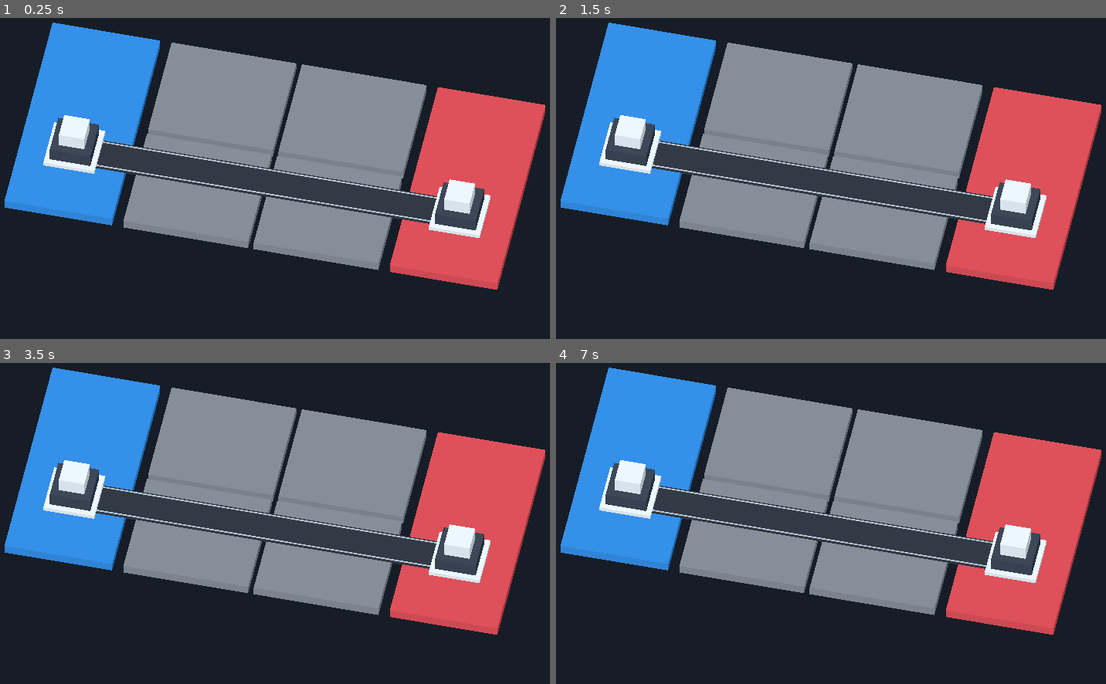
Above: before the commit, frames 1-4 (two rows, left to right).
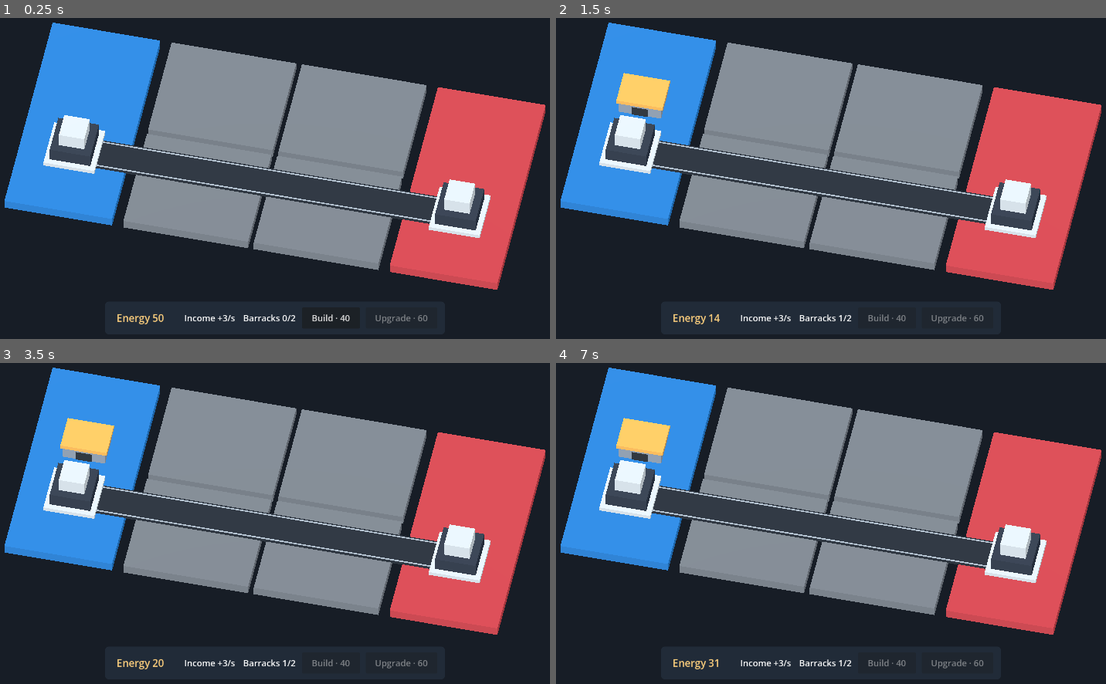
Above: after the commit, the same moments.

Repository: Appietro516/lane-command
Game: Godot game, scene res://main.tscn
The game is run twice, just before and just after one commit, with the same random seed, the same clock (stepped at 60 frames per second) and the same inputs.
Inputs (mouse positions are in pixels of both pictures, inside the frame that each line leads up to):
- Up to frame 1 (0.25 s): no input
- Up to frame 2 (1.5 s): click (886, 316) at 0.5 s, where only the run after the commit has a clickable "Build · 40"; tap Enter at 1.25 s; move the mouse to (968, 133) at 1.27 s; click (968, 133) at 1.42 s
- Up to frame 3 (3.5 s): tap Space at 2 s; move the mouse to (154, 517) at 2.02 s; click (154, 517) at 2.17 s; tap Enter at 2.75 s; move the mouse to (335, 414) at 2.77 s; click (335, 414) at 2.92 s
- Up to frame 4 (7 s): tap Space at 3.5, 5 s; move the mouse to (798, 574) at 3.52 s; click (798, 574) at 3.67 s; tap Enter at 4.25 s; move the mouse to (1018, 555) at 4.27 s; click (1018, 555) at 4.42 s; move the mouse to (644, 440) at 5.02 s; click (644, 440) at 5.17 s; move the mouse to (864, 497) at 5.77 s; click (864, 497) at 5.92 s; move the mouse to (737, 401) at 6.52 s; click (737, 401) at 6.67 s

The runs differ from the first frame. In frame 1, 0.5% of the frame differs, in the area x 21-78%, y 92-96%; in frame 2, 1.5%; in frame 3, 1.5%, in the area x 10-78%, y 17-96%; in frame 4, 1.5%.

Commit message:
feat: Add shared income, purchases, and player controls
Trello-Card: 6b06799d7cb7ed127e3dda50

Diff:
--- a/main.tscn
+++ b/main.tscn
@@ -2,6 +2,7 @@
 
 [ext_resource type="Script" path="res://match/region.gd" id="1"]
 [ext_resource type="PackedScene" path="res://match/starting_base.tscn" id="2"]
+[ext_resource type="Script" path="res://match/match.gd" id="3"]
 
 [sub_resource type="Environment" id="Environment_map"]
 background_mode = 1
@@ -30,7 +31,19 @@
 material = SubResource("Material_corridor_edge")
 size = Vector3(20.4, 0.025, 0.07)
 
+[sub_resource type="StyleBoxFlat" id="StyleBox_economy"]
+content_margin_left = 24.0
+content_margin_top = 12.0
+content_margin_right = 16.0
+content_margin_bottom = 12.0
+bg_color = Color(0.13, 0.17, 0.22, 1)
+corner_radius_top_left = 8
+corner_radius_top_right = 8
+corner_radius_bottom_left = 8
+corner_radius_bottom_right = 8
+
 [node name="Match" type="Node3D"]
+script = ExtResource("3")
 
 [node name="WorldEnvironment" type="WorldEnvironment" parent="."]
 environment = SubResource("Environment_map")
@@ -137,3 +150,69 @@
 
 [node name="CPUBase" parent="Regions/CPUStart" instance=ExtResource("2")]
 position = Vector3(0, 0.08, 2)
+
+
+[node name="BarracksSlots" type="Node3D" parent="Regions/PlayerStart"]
+
+[node name="Slot1" type="Marker3D" parent="Regions/PlayerStart/BarracksSlots"]
+position = Vector3(0, 0, -1.2)
+
+[node name="Slot2" type="Marker3D" parent="Regions/PlayerStart/BarracksSlots"]
+position = Vector3(0, 0, -3.65)
+
+[node name="BarracksSlots" type="Node3D" parent="Regions/CPUStart"]
+
+[node name="Slot1" type="Marker3D" parent="Regions/CPUStart/BarracksSlots"]
+position = Vector3(0, 0, -1.2)
+
+[node name="Slot2" type="Marker3D" parent="Regions/CPUStart/BarracksSlots"]
+position = Vector3(0, 0, -3.65)
+
+[node name="HUD" type="CanvasLayer" parent="."]
+
+[node name="EconomyPanel" type="PanelContainer" parent="HUD"]
+anchor_left = 0.5
+anchor_top = 1.0
+anchor_right = 0.5
+anchor_bottom = 1.0
+offset_left = -352.0
+offset_top = -92.0
+offset_right = 352.0
+offset_bottom = -24.0
+theme_override_styles/panel = SubResource("StyleBox_economy")
+
+[node name="ReadoutsAndControls" type="HBoxContainer" parent="HUD/EconomyPanel"]
+layout_mode = 2
+theme_override_constants/separation = 12
+
+[node name="Energy" type="Label" parent="HUD/EconomyPanel/ReadoutsAndControls"]
+unique_name_in_owner = true
+custom_minimum_size = Vector2(128, 0)
+layout_mode = 2
+size_flags_horizontal = 3
+theme_override_colors/font_color = Color(0.99, 0.81, 0.49, 1)
+theme_override_font_sizes/font_size = 21
+
+[node name="Income" type="Label" parent="HUD/EconomyPanel/ReadoutsAndControls"]
+unique_name_in_owner = true
+layout_mode = 2
+size_flags_horizontal = 3
+theme_override_font_sizes/font_size = 18
+
+[node name="BarracksCount" type="Label" parent="HUD/EconomyPanel/ReadoutsAndControls"]
+unique_name_in_owner = true
+layout_mode = 2
+size_flags_horizontal = 3
+theme_override_font_sizes/font_size = 18
+
+[node name="Build" type="Button" parent="HUD/EconomyPanel/ReadoutsAndControls"]
+unique_name_in_owner = true
+custom_minimum_size = Vector2(120, 0)
+layout_mode = 2
+theme_override_font_sizes/font_size = 18
+
+[node name="Upgrade" type="Button" parent="HUD/EconomyPanel/ReadoutsAndControls"]
+unique_name_in_owner = true
+custom_minimum_size = Vector2(148, 0)
+layout_mode = 2
+theme_override_font_sizes/font_size = 18
--- /dev/null
+++ b/match/barracks.tscn
@@ -0,0 +1,36 @@
+[gd_scene format=3]
+
+[sub_resource type="StandardMaterial3D" id="Material_walls"]
+albedo_color = Color(0.55, 0.61, 0.68, 1)
+
+[sub_resource type="StandardMaterial3D" id="Material_roof"]
+albedo_color = Color(0.96, 0.72, 0.35, 1)
+
+[sub_resource type="StandardMaterial3D" id="Material_door"]
+albedo_color = Color(0.17, 0.20, 0.23, 1)
+
+[sub_resource type="BoxMesh" id="Mesh_walls"]
+material = SubResource("Material_walls")
+size = Vector3(2.25, 0.8, 1.65)
+
+[sub_resource type="BoxMesh" id="Mesh_roof"]
+material = SubResource("Material_roof")
+size = Vector3(2.45, 0.24, 1.85)
+
+[sub_resource type="BoxMesh" id="Mesh_door"]
+material = SubResource("Material_door")
+size = Vector3(0.86, 0.58, 0.05)
+
+[node name="Barracks" type="Node3D"]
+
+[node name="Walls" type="MeshInstance3D" parent="."]
+position = Vector3(0, 0.4, 0)
+mesh = SubResource("Mesh_walls")
+
+[node name="Roof" type="MeshInstance3D" parent="."]
+position = Vector3(0, 0.92, 0)
+mesh = SubResource("Mesh_roof")
+
+[node name="Door" type="MeshInstance3D" parent="."]
+position = Vector3(0, 0.29, 0.84)
+mesh = SubResource("Mesh_door")
--- /dev/null
+++ b/match/economy.gd
@@ -0,0 +1,71 @@
+class_name MatchEconomy
+extends RefCounted
+
+const STARTING_ENERGY := 50.0
+const INCOME_PER_SECOND := 3.0
+const BARRACKS_COST := 40
+const BARRACKS_CAPACITY := 2
+const UPGRADE_COST := 60
+const PRODUCTION_INTERVAL := 3.5
+const UPGRADED_PRODUCTION_INTERVAL := 2.5
+
+class SideState:
+	var energy := STARTING_ENERGY
+	var barracks_count := 0
+	var production_interval := PRODUCTION_INTERVAL
+
+
+var _sides: Dictionary[MatchRegion.Owner, SideState] = {
+	MatchRegion.Owner.PLAYER: SideState.new(),
+	MatchRegion.Owner.CPU: SideState.new(),
+}
+
+
+func advance(delta: float) -> void:
+	for state in _sides.values():
+		state.energy += INCOME_PER_SECOND * maxf(delta, 0.0)
+
+
+func energy(side: MatchRegion.Owner) -> float:
+	return _sides[side].energy
+
+
+func barracks_count(side: MatchRegion.Owner) -> int:
+	return _sides[side].barracks_count
+
+
+func production_interval(side: MatchRegion.Owner) -> float:
+	return _sides[side].production_interval
+
+
+func has_upgrade(side: MatchRegion.Owner) -> bool:
+	return production_interval(side) == UPGRADED_PRODUCTION_INTERVAL
+
+
+func can_build(side: MatchRegion.Owner) -> bool:
+	return (_sides.has(side) and barracks_count(side) < BARRACKS_CAPACITY
+		and energy(side) >= BARRACKS_COST)
+
+
+func can_upgrade(side: MatchRegion.Owner) -> bool:
+	return _sides.has(side) and not has_upgrade(side) and energy(side) >= UPGRADE_COST
+
+
+func try_build(side: MatchRegion.Owner) -> bool:
+	if not can_build(side):
+		return false
+
+	var state := _sides[side]
+	state.energy -= BARRACKS_COST
+	state.barracks_count += 1
+	return true
+
+
+func try_upgrade(side: MatchRegion.Owner) -> bool:
+	if not can_upgrade(side):
+		return false
+
+	var state := _sides[side]
+	state.energy -= UPGRADE_COST
+	state.production_interval = UPGRADED_PRODUCTION_INTERVAL
+	return true
--- /dev/null
+++ b/match/match.gd
@@ -0,0 +1,59 @@
+extends Node3D
+
+const BARRACKS := preload("res://match/barracks.tscn")
+const PLAYER := MatchRegion.Owner.PLAYER
+
+var economy := MatchEconomy.new()
+
+@onready var _slots := {
+	MatchRegion.Owner.PLAYER: $Regions/PlayerStart/BarracksSlots.get_children(),
+	MatchRegion.Owner.CPU: $Regions/CPUStart/BarracksSlots.get_children(),
+}
+@onready var _energy_label: Label = %Energy
+@onready var _income_label: Label = %Income
+@onready var _barracks_label: Label = %BarracksCount
+@onready var _build_button: Button = %Build
+@onready var _upgrade_button: Button = %Upgrade
+
+
+func _ready() -> void:
+	_income_label.text = "Income +%d/s" % MatchEconomy.INCOME_PER_SECOND
+	_build_button.text = "Build · %d" % MatchEconomy.BARRACKS_COST
+	_build_button.pressed.connect(func() -> void: try_build(PLAYER))
+	_upgrade_button.pressed.connect(func() -> void: try_upgrade(PLAYER))
+	_refresh_hud()
+
+
+func _process(delta: float) -> void:
+	economy.advance(delta)
+	_refresh_hud()
+
+
+func try_build(side: MatchRegion.Owner) -> bool:
+	if not economy.try_build(side):
+		return false
+
+	var slot: Marker3D = _slots[side][economy.barracks_count(side) - 1]
+	slot.add_child(BARRACKS.instantiate())
+	_refresh_hud()
+	return true
+
+
+func try_upgrade(side: MatchRegion.Owner) -> bool:
+	if not economy.try_upgrade(side):
+		return false
+
+	_refresh_hud()
+	return true
+
+
+func _refresh_hud() -> void:
+	_energy_label.text = "Energy %d" % floori(economy.energy(PLAYER))
+	_barracks_label.text = "Barracks %d/%d" % [
+		economy.barracks_count(PLAYER), MatchEconomy.BARRACKS_CAPACITY,
+	]
+	_build_button.disabled = not economy.can_build(PLAYER)
+	_upgrade_button.disabled = not economy.can_upgrade(PLAYER)
+	_upgrade_button.text = (
+		"Upgraded" if economy.has_upgrade(PLAYER) else "Upgrade · %d" % MatchEconomy.UPGRADE_COST
+	)
--- /dev/null
+++ b/tests/capture_economy.gd
@@ -0,0 +1,9 @@
+extends RefCounted
+
+
+func setup(scene: Node) -> void:
+	scene.set_process(false)
+	scene._process(30.0)
+	for side in [MatchRegion.Owner.PLAYER, MatchRegion.Owner.CPU]:
+		assert(scene.try_build(side))
+		assert(scene.try_build(side))
--- /dev/null
+++ b/tests/match_economy_test.gd
@@ -0,0 +1,128 @@
+extends SceneTree
+
+const MATCH_SCENE := preload("res://main.tscn")
+const PLAYER := MatchRegion.Owner.PLAYER
+const CPU := MatchRegion.Owner.CPU
+
+var failures := 0
+
+
+func _initialize() -> void:
+	call_deferred("_run")
+
+
+func _run() -> void:
+	_test_rules(PLAYER, CPU)
+	_test_rules(CPU, PLAYER)
+	await _test_match_controls()
+	if failures == 0:
+		print("Match economy rules and controls passed.")
+	quit(1 if failures > 0 else 0)
+
+
+func _test_rules(side: MatchRegion.Owner, other_side: MatchRegion.Owner) -> void:
+	var economy := MatchEconomy.new()
+	_check_state(economy, side, [50.0, 0, 3.5], "Initial state")
+	economy.advance(-20.0)
+	_check_state(economy, side, [50.0, 0, 3.5], "Negative elapsed time")
+	economy.advance(0.5)
+	_check_state(economy, side, [51.5, 0, 3.5], "Fractional income")
+	economy.advance(0.5)
+	_check_state(economy, side, [53.0, 0, 3.5], "Income after one second")
+
+	_check(not economy.try_upgrade(side), "Reject an unaffordable upgrade.")
+	_check_state(economy, side, [53.0, 0, 3.5], "Unaffordable upgrade")
+	_check(economy.try_build(side), "Accept the first barracks.")
+	_check_state(economy, side, [13.0, 1, 3.5], "First barracks")
+	_check(not economy.try_build(side), "Reject an unaffordable barracks.")
+	_check_state(economy, side, [13.0, 1, 3.5], "Unaffordable barracks")
+	_check_state(economy, other_side, [53.0, 0, 3.5], "Other side after first barracks")
+
+	economy.advance(9.0)
+	_check(economy.try_build(side), "Accept a barracks at the exact price.")
+	_check_state(economy, side, [0.0, 2, 3.5], "Second barracks at the exact price")
+	economy.advance(20.0)
+	_check(not economy.try_build(side), "Reject a third barracks with sufficient energy.")
+	_check_state(economy, side, [60.0, 2, 3.5], "Barracks capacity")
+	_check(economy.try_upgrade(side), "Accept an upgrade at the exact price.")
+	_check_state(economy, side, [0.0, 2, 2.5], "Production upgrade at the exact price")
+	economy.advance(20.0)
+	_check(not economy.try_upgrade(side), "Reject a repeat upgrade with sufficient energy.")
+	_check_state(economy, side, [60.0, 2, 2.5], "Repeat upgrade")
+	_check_state(economy, other_side, [200.0, 0, 3.5], "Other side after all purchases")
+
+
+func _test_match_controls() -> void:
+	root.size = Vector2i(1280, 800)
+	var match_scene := MATCH_SCENE.instantiate()
+	root.add_child(match_scene)
+	match_scene.set_process(false)
+	# Let the nested containers finish layout before sending viewport clicks.
+	await process_frame
+	await process_frame
+
+	var build: Button = match_scene.get_node("%Build")
+	var upgrade: Button = match_scene.get_node("%Upgrade")
+	var energy_label: Label = match_scene.get_node("%Energy")
+	var income_label: Label = match_scene.get_node("%Income")
+	var barracks_label: Label = match_scene.get_node("%BarracksCount")
+	var player_slots := match_scene.get_node("Regions/PlayerStart/BarracksSlots")
+	var cpu_slots := match_scene.get_node("Regions/CPUStart/BarracksSlots")
+
+	_check(energy_label.text == "Energy 50" and income_label.text == "Income +3/s"
+		and barracks_label.text == "Barracks 0/2", "The HUD renders initial economy values.")
+	_check(not build.disabled and upgrade.disabled, "Only Build is affordable at startup.")
+	_click(build)
+	_check_state(match_scene.economy, PLAYER, [10.0, 1, 3.5], "Build button")
+	_check(player_slots.get_node("Slot1").get_child_count() == 1
+		and player_slots.get_node("Slot2").get_child_count() == 0,
+		"The Build button places a barracks in the first player slot.")
+	_check(energy_label.text == "Energy 10" and barracks_label.text == "Barracks 1/2"
+		and build.disabled and upgrade.disabled, "Build updates the HUD immediately.")
+
+	match_scene._process(17.0)
+	_check(energy_label.text == "Energy 61" and not upgrade.disabled,
+		"Income refreshes the HUD and enables Upgrade.")
+	_click(upgrade)
+	_check_state(match_scene.economy, PLAYER, [1.0, 1, 2.5], "Upgrade button")
+	_check(energy_label.text == "Energy 1" and upgrade.disabled and upgrade.text == "Upgraded",
+		"Upgrade updates the HUD immediately.")
+
+	_check(match_scene.try_build(CPU) and match_scene.try_build(CPU),
+		"Both CPU barracks use the shared match API.")
+	_check(cpu_slots.get_node("Slot1").get_child_count() == 1
+		and cpu_slots.get_node("Slot2").get_child_count() == 1,
+		"CPU barracks fill both authored CPU slots.")
+	match_scene._process(13.0)
+	_click(build)
+	_check_state(match_scene.economy, PLAYER, [0.0, 2, 2.5], "Build button at capacity")
+	match_scene._process(20.0)
+	_check(player_slots.get_node("Slot2").get_child_count() == 1
+		and barracks_label.text == "Barracks 2/2" and build.disabled and upgrade.disabled,
+		"The second player slot is occupied and both controls stay disabled after income.")
+
+
+func _click(button: Button) -> void:
+	var event := InputEventMouseButton.new()
+	event.button_index = MOUSE_BUTTON_LEFT
+	event.position = button.get_global_rect().get_center()
+	event.pressed = true
+	root.push_input(event, true)
+	var release := event.duplicate() as InputEventMouseButton
+	release.pressed = false
+	root.push_input(release, true)
+
+
+func _check_state(economy: MatchEconomy, side: MatchRegion.Owner, expected: Array,
+		context: String) -> void:
+	var actual := [economy.energy(side), economy.barracks_count(side),
+		economy.production_interval(side)]
+	_check(actual == expected, "%s for %s. Expected %s, got %s." % [
+		context, MatchRegion.Owner.keys()[side], expected, actual,
+	])
+
+
+func _check(condition: bool, message: String) -> void:
+	if not condition:
+		failures += 1
+		push_error(message)
Not shown, added: match/economy.gd.uid
Not shown, added: match/match.gd.uid
Not shown, added: tests/capture_economy.gd.uid
Not shown, added: tests/match_economy_test.gd.uid
